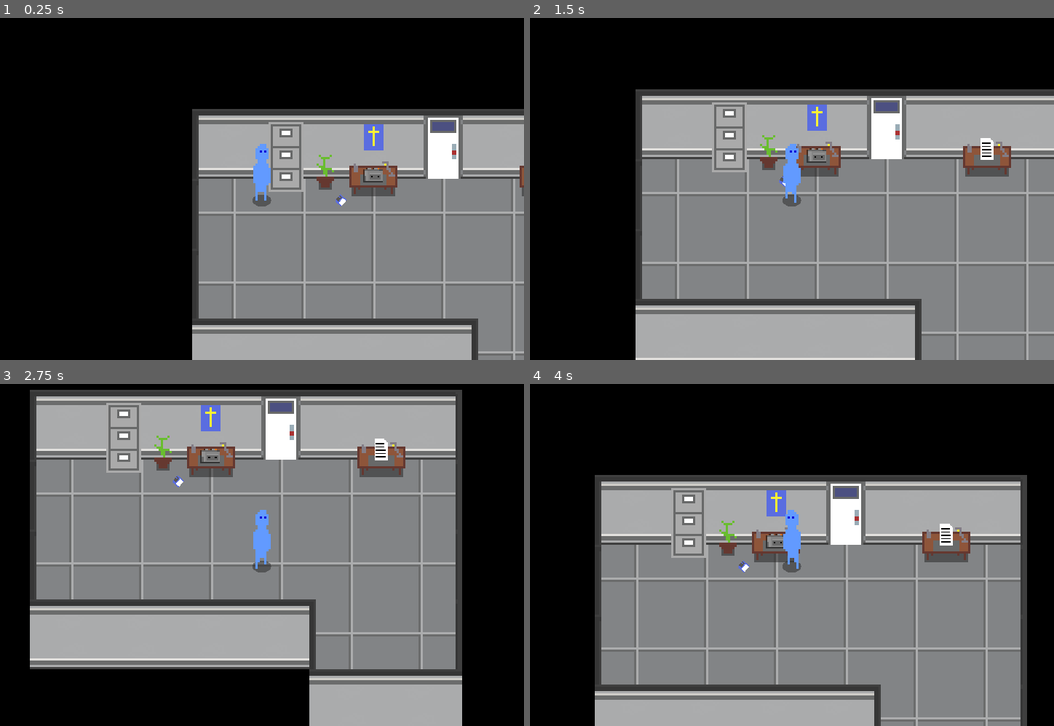
Above: before the commit, frames 1-4 (two rows, left to right).
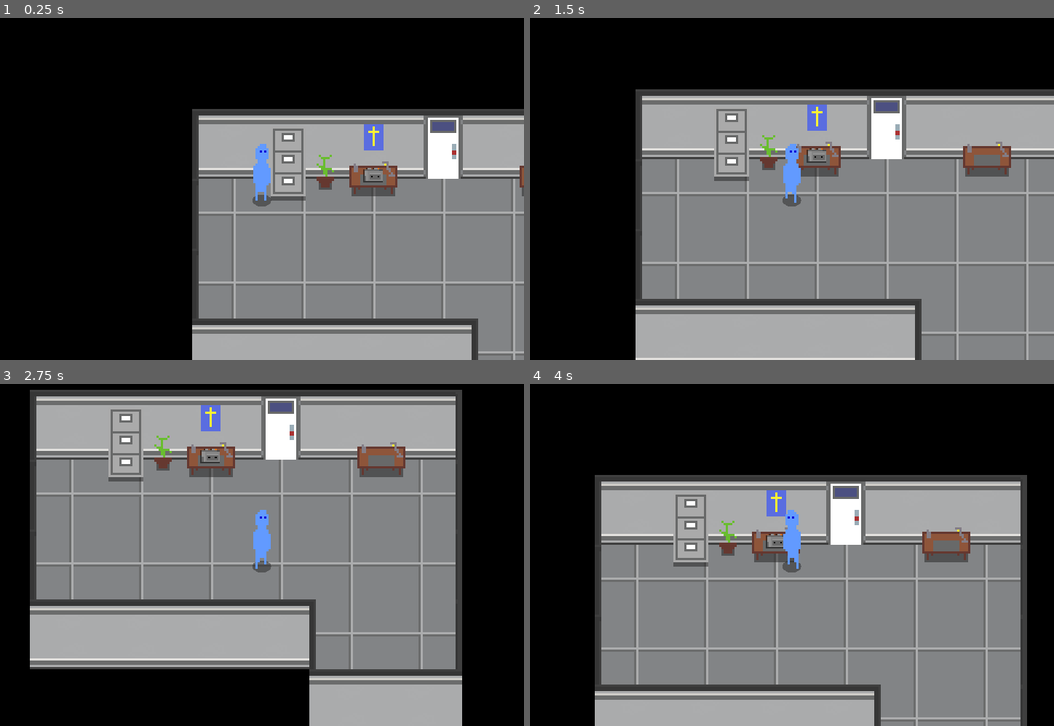
Above: after the commit, the same moments.

Repository: gavinabsent/containment
Game: Godot game, scene res://Assets/Scenes/Rooms/Room1.tscn
Two runs of this game, one before a commit and one after it. Both use one fixed random seed, a clock stepped at 60 frames per second and the inputs below. Sound files missing from this copy of the repository are replaced by a short silence.
Inputs:
- Up to frame 1 (0.25 s): no input
- Up to frame 2 (1.5 s): tap Enter at 0.5 s; hold Right (ui_right) 0.53-1.28 s; hold E (interact) 0.53-1.28 s; hold Down (ui_down) from 1.28 s (still down); tap E (interact) at 1.35 s
- Up to frame 3 (2.75 s): release Down (ui_down) at 2.03 s; hold Right (ui_right) from 2.03 s (still down); hold E (interact) from 2.03 s (still down)
- Up to frame 4 (4 s): release Right (ui_right) at 2.78 s; release E (interact) at 2.78 s; hold Up (ui_up) 2.78-3.53 s; tap E (interact) at 2.85 s; hold Left (ui_left) from 3.53 s (still down); hold E (interact) from 3.53 s (still down)

The runs differ from the first frame. In frame 1, 1.0% of the frame differs, in the area x 51-67%, y 30-56%; in frame 2, 1.1%; in frame 3, 1.1%; in frame 4, 1.1%, in the area x 26-81%, y 30-56%.

Commit message:
Cleaned up some things

Diff:
--- a/Assets/Scenes/Door.tscn
+++ b/Assets/Scenes/Door.tscn
@@ -5,7 +5,7 @@
 [ext_resource path="res://Assets/Audio/SFX/door.wav" type="AudioStream" id=3]
 
 [sub_resource type="RectangleShape2D" id=1]
-extents = Vector2( 6, 17.5 )
+extents = Vector2( 6, 12 )
 
 [sub_resource type="RectangleShape2D" id=2]
 extents = Vector2( 8, 12 )
@@ -19,7 +19,6 @@
 texture = ExtResource( 1 )
 
 [node name="CollisionShape2D" type="CollisionShape2D" parent="."]
-position = Vector2( 0, -4.5 )
 shape = SubResource( 1 )
 
 [node name="StaticBody2D" type="StaticBody2D" parent="."]
--- a/Assets/Scenes/Rooms/Room1.tscn
+++ b/Assets/Scenes/Rooms/Room1.tscn
@@ -1,6 +1,5 @@
-[gd_scene load_steps=15 format=2]
+[gd_scene load_steps=13 format=2]
 
-[ext_resource path="res://Assets/Sprites/Items-Enviroment/Document.png" type="Texture" id=1]
 [ext_resource path="res://Assets/Scenes/Door.tscn" type="PackedScene" id=2]
 [ext_resource path="res://Assets/Sprites/Items-Enviroment/Server.png" type="Texture" id=3]
 [ext_resource path="res://Assets/Scenes/Chonk.tscn" type="PackedScene" id=4]
@@ -12,7 +11,6 @@
 [ext_resource path="res://Assets/Scenes/wall_tile_set.tres" type="TileSet" id=10]
 [ext_resource path="res://Assets/Sprites/Lighting/Square Shadow 2x2.png" type="Texture" id=11]
 [ext_resource path="res://Assets/Sprites/Items-Enviroment/desk_brown.png" type="Texture" id=13]
-[ext_resource path="res://Assets/Sprites/Items-Enviroment/FloppyDisks2.png" type="Texture" id=14]
 [ext_resource path="res://Assets/Scenes/BottomDoor.tscn" type="PackedScene" id=15]
 
 [node name="Game" type="Node2D"]
@@ -40,32 +38,13 @@
 
 [node name="Decor" type="Node2D" parent="Room 1"]
 
-[node name="desk shadow" type="Sprite" parent="Room 1/Decor"]
-position = Vector2( 48, 3 )
-scale = Vector2( 10, 5 )
-z_index = -6
-texture = ExtResource( 11 )
-
-[node name="desk shadow2" type="Sprite" parent="Room 1/Decor"]
-position = Vector2( 126, 3 )
-scale = Vector2( 10, 5 )
-z_index = -6
-texture = ExtResource( 11 )
-
 [node name="desk_brown" type="Sprite" parent="Room 1/Decor"]
 position = Vector2( 48, 0 )
 texture = ExtResource( 5 )
 
-[node name="FloppyDisks2" type="Sprite" parent="Room 1/Decor"]
-position = Vector2( 33, 10 )
-rotation = -0.856957
-scale = Vector2( 0.5, 0.5 )
-z_index = 2
-texture = ExtResource( 14 )
-
-[node name="plant shadow" type="Sprite" parent="Room 1/Decor"]
-position = Vector2( 26, 2 )
-scale = Vector2( 3, 3 )
+[node name="desk shadow" type="Sprite" parent="Room 1/Decor/desk_brown"]
+position = Vector2( 0, 3 )
+scale = Vector2( 10, 5 )
 z_index = -6
 texture = ExtResource( 11 )
 
@@ -74,24 +53,35 @@
 z_index = 1
 texture = ExtResource( 6 )
 
+[node name="plant shadow" type="Sprite" parent="Room 1/Decor/plant"]
+position = Vector2( 0, 6 )
+scale = Vector2( 3, 3 )
+z_index = -6
+texture = ExtResource( 11 )
+
 [node name="FileCabinet" type="Sprite" parent="Room 1/Decor"]
-position = Vector2( 8, -10 )
+position = Vector2( 9, -8 )
 texture = ExtResource( 7 )
+
+[node name="Square Shadow 2x2" type="Sprite" parent="Room 1/Decor/FileCabinet"]
+position = Vector2( 0, 17 )
+scale = Vector2( 8, 1 )
+texture = ExtResource( 11 )
 
 [node name="Desk" type="Sprite" parent="Room 1/Decor"]
 position = Vector2( 126, 0 )
 texture = ExtResource( 13 )
 
+[node name="desk shadow2" type="Sprite" parent="Room 1/Decor/Desk"]
+position = Vector2( 0, 3 )
+scale = Vector2( 10, 5 )
+z_index = -6
+texture = ExtResource( 11 )
+
 [node name="Bible_1" type="Sprite" parent="Room 1/Decor"]
 position = Vector2( 48, -19 )
 z_index = 2
 texture = ExtResource( 8 )
-
-[node name="Document" type="Sprite" parent="Room 1/Decor"]
-position = Vector2( 126, -4 )
-scale = Vector2( 0.5, 0.5 )
-z_index = 2
-texture = ExtResource( 1 )
 
 [node name="Room2" type="YSort" parent="."]
 
@@ -106,8 +96,8 @@
 position = Vector2( 112, -144 )
 texture = ExtResource( 6 )
 
-[node name="plant shadow" type="Sprite" parent="Room2/Decor"]
-position = Vector2( 112, -138 )
+[node name="plant shadow" type="Sprite" parent="Room2/Decor/plant"]
+position = Vector2( 0, 6 )
 scale = Vector2( 3, 3 )
 z_index = -6
 texture = ExtResource( 11 )
@@ -121,85 +111,85 @@
 z_index = 2
 texture = ExtResource( 3 )
 
+[node name="Square Shadow 2x2" type="Sprite" parent="Room2/Decor/Server"]
+position = Vector2( 0, 16 )
+scale = Vector2( 8, 2 )
+z_index = -6
+texture = ExtResource( 11 )
+
 [node name="Server2" type="Sprite" parent="Room2/Decor"]
 position = Vector2( 8, -227 )
 z_index = 2
 texture = ExtResource( 3 )
+
+[node name="Square Shadow 2x3" type="Sprite" parent="Room2/Decor/Server2"]
+position = Vector2( 0, 16 )
+scale = Vector2( 8, 2 )
+z_index = -6
+texture = ExtResource( 11 )
 
 [node name="Server3" type="Sprite" parent="Room2/Decor"]
 position = Vector2( 32, -227 )
 z_index = 2
 texture = ExtResource( 3 )
 
+[node name="Square Shadow 2x4" type="Sprite" parent="Room2/Decor/Server3"]
+position = Vector2( 0, 16 )
+scale = Vector2( 8, 2 )
+z_index = -6
+texture = ExtResource( 11 )
+
 [node name="Server4" type="Sprite" parent="Room2/Decor"]
 position = Vector2( 56, -227 )
 z_index = 2
 texture = ExtResource( 3 )
+
+[node name="Square Shadow 2x5" type="Sprite" parent="Room2/Decor/Server4"]
+position = Vector2( 0, 16 )
+scale = Vector2( 8, 2 )
+z_index = -6
+texture = ExtResource( 11 )
 
 [node name="Server5" type="Sprite" parent="Room2/Decor"]
 position = Vector2( -16, -186 )
 z_index = 2
 texture = ExtResource( 3 )
 
+[node name="Square Shadow 2x6" type="Sprite" parent="Room2/Decor/Server5"]
+position = Vector2( 0, 16 )
+scale = Vector2( 8, 2 )
+z_index = -6
+texture = ExtResource( 11 )
+
 [node name="Server6" type="Sprite" parent="Room2/Decor"]
 position = Vector2( 8, -186 )
 z_index = 2
 texture = ExtResource( 3 )
+
+[node name="Square Shadow 2x7" type="Sprite" parent="Room2/Decor/Server6"]
+position = Vector2( 0, 16 )
+scale = Vector2( 8, 2 )
+z_index = -6
+texture = ExtResource( 11 )
 
 [node name="Server7" type="Sprite" parent="Room2/Decor"]
 position = Vector2( 32, -186 )
 z_index = 2
 texture = ExtResource( 3 )
 
+[node name="Square Shadow 2x8" type="Sprite" parent="Room2/Decor/Server7"]
+position = Vector2( 0, 16 )
+scale = Vector2( 8, 2 )
+z_index = -6
+texture = ExtResource( 11 )
+
 [node name="Server8" type="Sprite" parent="Room2/Decor"]
 position = Vector2( 56, -186 )
 z_index = 2
 texture = ExtResource( 3 )
 
-[node name="Square Shadow 2x2" type="Sprite" parent="Room2/Decor"]
-position = Vector2( -16, -211 )
-scale = Vector2( 8, 2 )
-z_index = -6
-texture = ExtResource( 11 )
-
-[node name="Square Shadow 2x3" type="Sprite" parent="Room2/Decor"]
-position = Vector2( 8, -211 )
-scale = Vector2( 8, 2 )
-z_index = -6
-texture = ExtResource( 11 )
-
-[node name="Square Shadow 2x4" type="Sprite" parent="Room2/Decor"]
-position = Vector2( 32, -211 )
-scale = Vector2( 8, 2 )
-z_index = -6
-texture = ExtResource( 11 )
-
-[node name="Square Shadow 2x5" type="Sprite" parent="Room2/Decor"]
-position = Vector2( 56, -211 )
-scale = Vector2( 8, 2 )
-z_index = -6
-texture = ExtResource( 11 )
-
-[node name="Square Shadow 2x6" type="Sprite" parent="Room2/Decor"]
-position = Vector2( -16, -170 )
-scale = Vector2( 8, 2 )
-z_index = -6
-texture = ExtResource( 11 )
-
-[node name="Square Shadow 2x7" type="Sprite" parent="Room2/Decor"]
-position = Vector2( 8, -170 )
-scale = Vector2( 8, 2 )
-z_index = -6
-texture = ExtResource( 11 )
-
-[node name="Square Shadow 2x8" type="Sprite" parent="Room2/Decor"]
-position = Vector2( 32, -170 )
-scale = Vector2( 8, 2 )
-z_index = -6
-texture = ExtResource( 11 )
-
-[node name="Square Shadow 2x9" type="Sprite" parent="Room2/Decor"]
-position = Vector2( 56, -170 )
+[node name="Square Shadow 2x9" type="Sprite" parent="Room2/Decor/Server8"]
+position = Vector2( 0, 16 )
 scale = Vector2( 8, 2 )
 z_index = -6
 texture = ExtResource( 11 )
--- a/default_bus_layout.tres
+++ b/default_bus_layout.tres
@@ -2,16 +2,17 @@
 
 [sub_resource type="AudioEffectReverb" id=1]
 resource_name = "Reverb"
+room_size = 0.51
 wet = 0.01
 
 [sub_resource type="AudioEffectEQ" id=2]
 resource_name = "EQ"
-band_db/32_hz = -36.5
+band_db/32_hz = -60.0
 band_db/100_hz = -13.6
-band_db/320_hz = 1.7
-band_db/1000_hz = 0.9
-band_db/3200_hz = -22.9
-band_db/10000_hz = -49.3
+band_db/320_hz = -5.0
+band_db/1000_hz = 4.7
+band_db/3200_hz = -11.5
+band_db/10000_hz = -60.0
 
 [sub_resource type="AudioEffectDistortion" id=3]
 resource_name = "Distortion"
@@ -21,6 +22,7 @@
 
 [sub_resource type="AudioEffectReverb" id=4]
 resource_name = "Reverb"
+room_size = 0.48
 damping = 0.69
 spread = 0.11
 wet = 0.07
